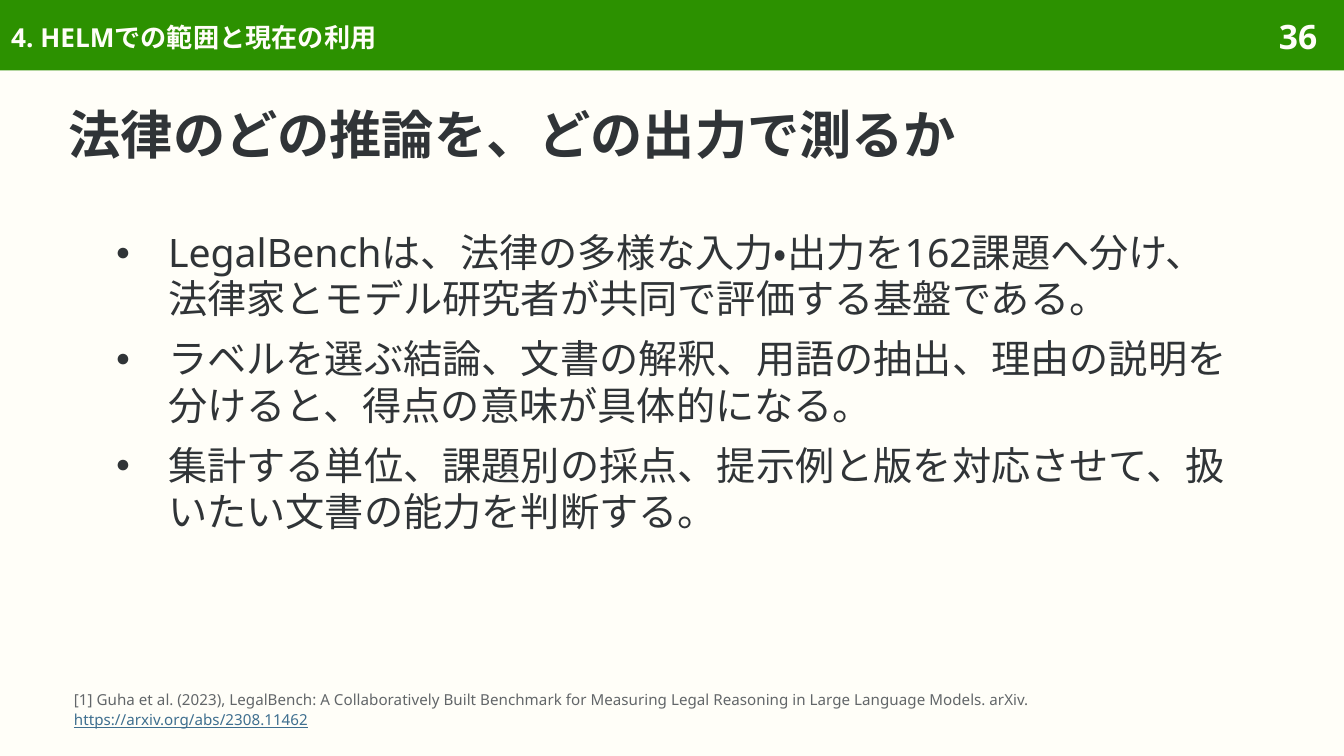
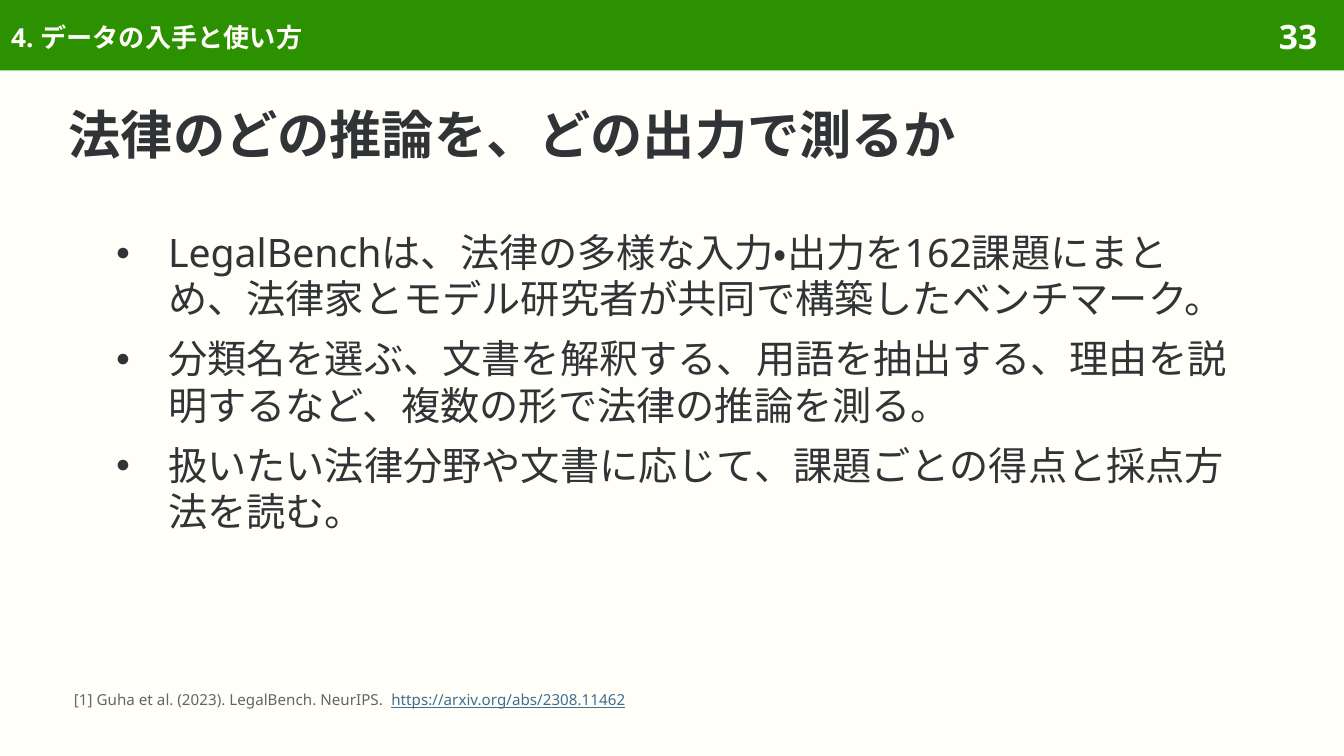
Before and after one commit to sasakiy84/datasets-in-10-minutes, a slide deck: slide 33 of slides/datasets-in-10-minutes-legalbench.pptx (slide 36 before the commit). Drawn at 1344x756 pixels with LibreOffice and Linux fonts; fonts in the diff are those of the drawing. Boxes give left, top, right and bottom in pixels: in the first picture for what was removed or moved away, otherwise in the second. Text is boxed around its words. In the diff, an @@ line names an element or a change of style, - is before the commit and + after.

Commit message:
Rebuild LegalBench slides around legal tasks and original evaluation

```diff
--- a/slides/datasets-in-10-minutes-legalbench.pptx
+++ b/slides/datasets-in-10-minutes-legalbench.pptx
@@ title at (11,24,302,50): text changed @@
-4. HELMでの範囲と現在の利用
+4. データの入手と使い方
@@ page number at (1279,24,1317,50): text changed @@
-36
+33
@@ text at (168,234,1226,529): text changed @@
-● LegalBenchは、法律の多様な入力・出力を162課題へ分け、法律家とモデル研究者が共同で評価する基盤である。
-● ラベルを選ぶ結論、文書の解釈、用語の抽出、理由の説明を分けると、得点の意味が具体的になる。
-● 集計する単位、課題別の採点、提示例と版を対応させて、扱いたい文書の能力を判断する。
+● LegalBenchは、法律の多様な入力・出力を162課題にまとめ、法律家とモデル研究者が共同で構築したベンチマーク。
+● 分類名を選ぶ、文書を解釈する、用語を抽出する、理由を説明するなど、複数の形で法律の推論を測る。
+● 扱いたい法律分野や文書に応じて、課題ごとの得点と採点方法を読む。
@@ text at (74,693,625,709): text changed @@
-[1] Guha et al. (2023), LegalBench: A Collaboratively Built Benchmark for Measuring Legal Reasoning in Large Language Models. arXiv.
-https://arxiv.org/abs/2308.11462
+[1] Guha et al. (2023). LegalBench. NeurIPS. https://arxiv.org/abs/2308.11462
```
Also in this commit, not shown: 48 other slides changed, 30 slides removed, 43 other files.
